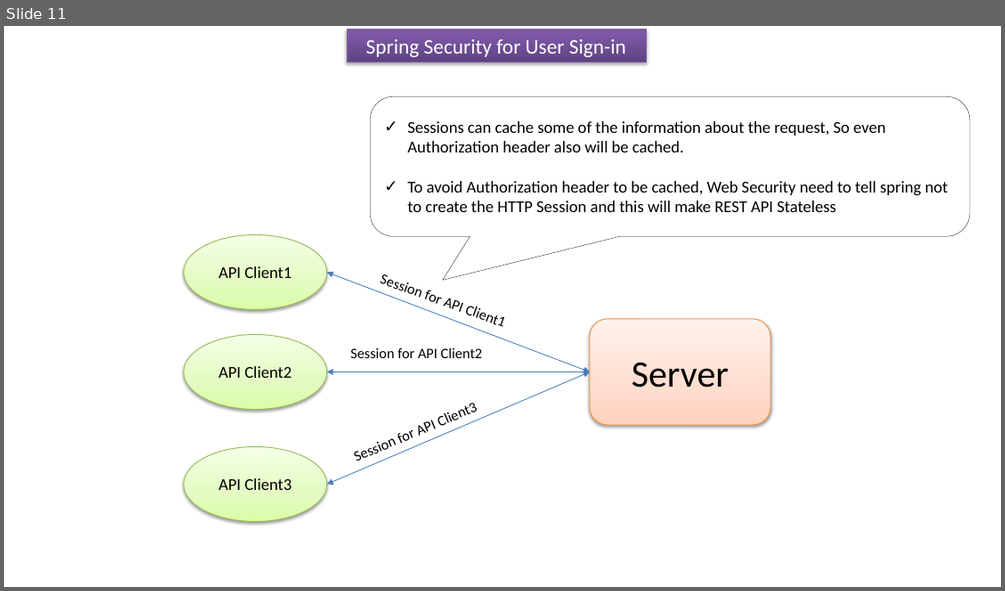
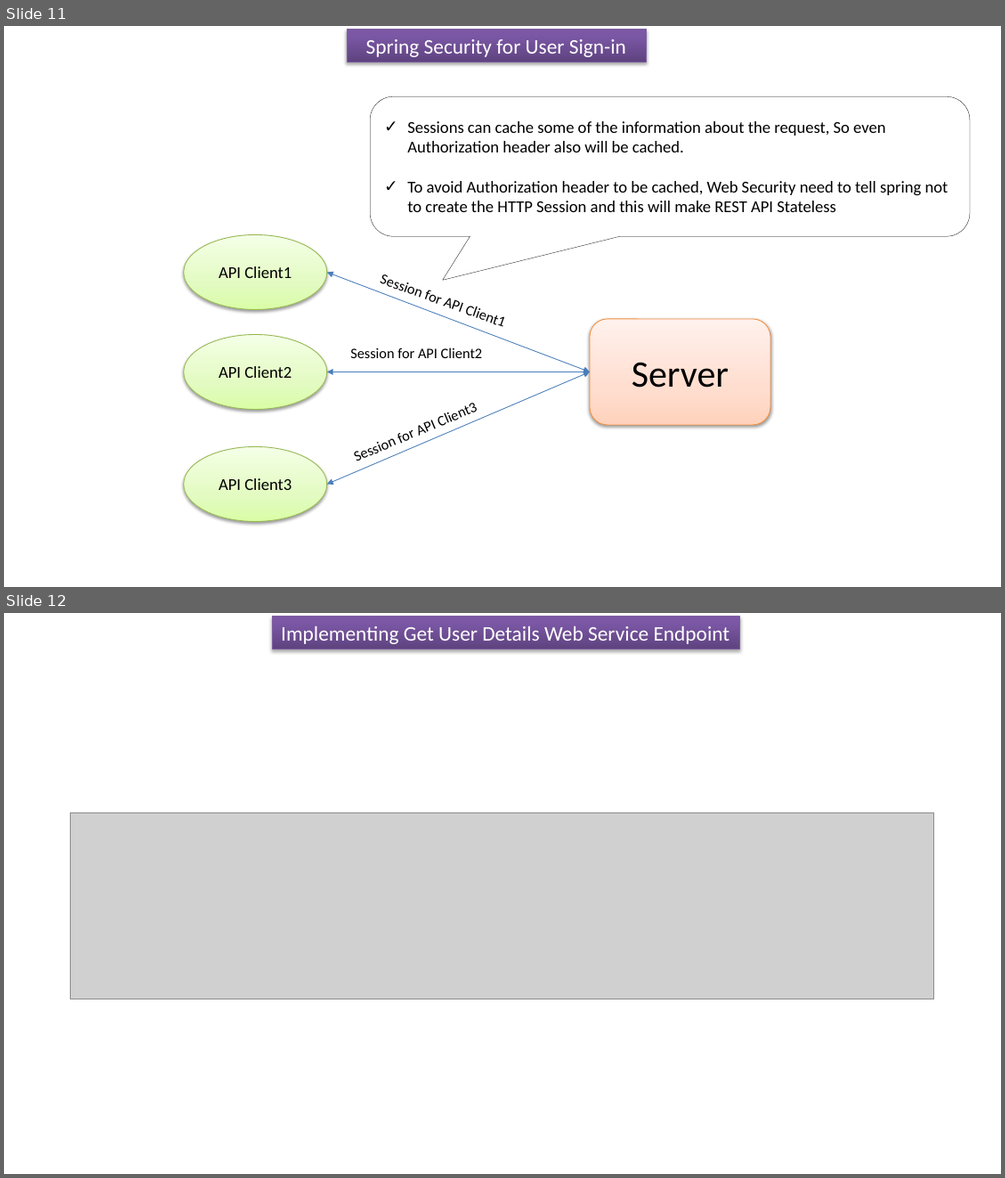
Before and after one commit to ramram43210/Java_2021, a slide deck: Java_2021/SpringBoot_Signup_Signin/User_Signin_Signup_Security.pptx. Shown one above the other, each under a label of ours: slide 11 before the commit, slides 11 and 12 after it. The pictures are 1005x591 and 1005x1178 pixels, drawn with LibreOffice and Linux fonts; fonts in the diff are those of the drawing; grey boxes stand for pictures. Boxes give left, top, right and bottom in pixels: in the first picture for what was removed or moved away, otherwise in the second. Text is boxed around its words. In the diff, an @@ line names an element or a change of style, - is before the commit and + after.

```diff
--- a/Java_2021/SpringBoot_Signup_Signin/User_Signin_Signup_Security.pptx
+++ b/Java_2021/SpringBoot_Signup_Signin/User_Signin_Signup_Security.pptx
@@ slide 12 added at (4,613,1001,1174), background #FFFFFF @@
@@ rectangle added at (272,616,739,649), fill gradient #5F4480 to #7B58A6 to #7C57A8, outline #7D60A0 0.75 pt, 20 pt, text #FFFFFF @@
+Implementing Get User Details Web Service Endpoint
@@ picture added at (71,812,934,999) @@
```
Also in this commit, not shown: 4 other slides added.
